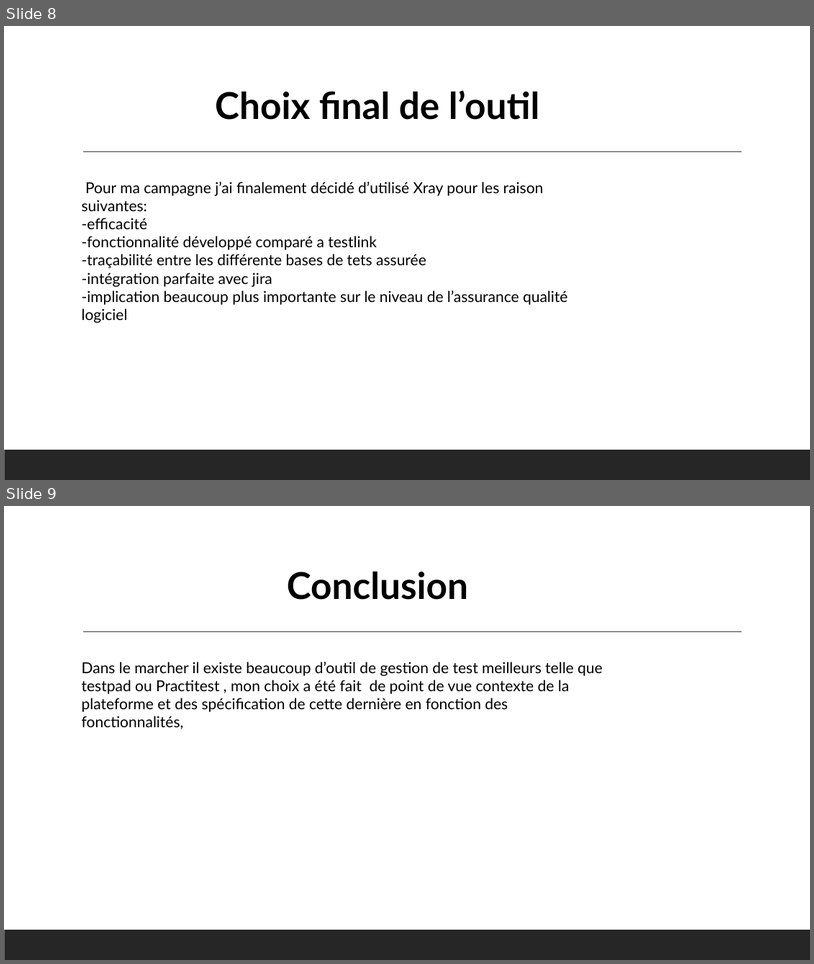
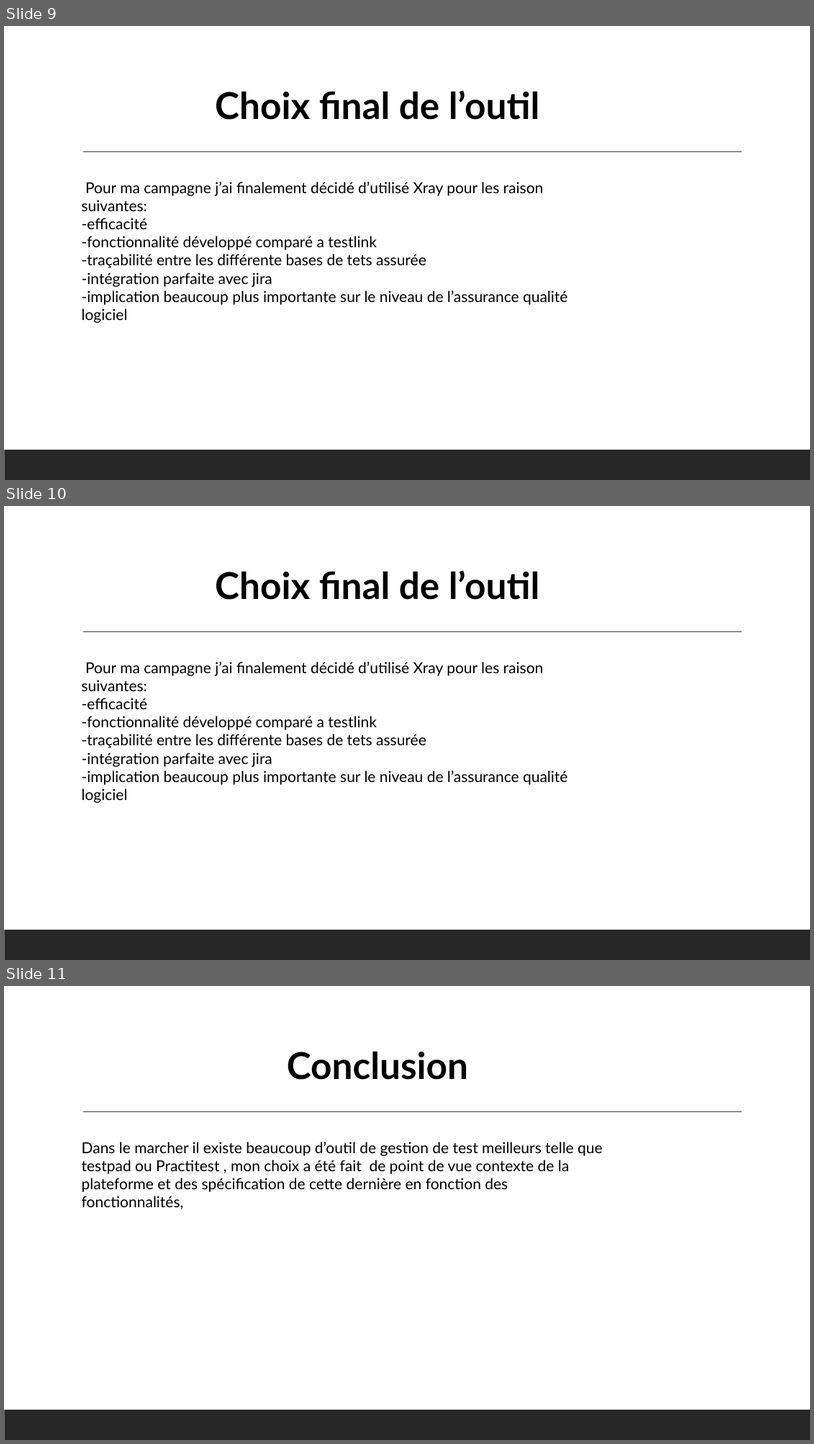
Before and after one commit to SlimBe/Talan-Slim-, a slide deck: Day 17/Activité 2.3.pptx. Shown one above the other, each under a label of ours: slides 8 and 9 before the commit, slides 9, 10 and 11 after it. The pictures are 814x964 and 814x1444 pixels, drawn with LibreOffice and Linux fonts; fonts in the diff are those of the drawing. Boxes give left, top, right and bottom in pixels: in the first picture for what was removed or moved away, otherwise in the second. Text is boxed around its words. In the diff, an @@ line names an element or a change of style, - is before the commit and + after.

```diff
--- a/Day 17/Activité 2.3.pptx
+++ b/Day 17/Activité 2.3.pptx
@@ slide 10 added at (4,506,810,960), background #FFFFFF; not listed: 2 template elements that a slide beside it also shows @@
@@ text added at (215,570,540,600), 44 pt, text #000000, bold @@
+Choix final de l’outil
@@ text added at (82,662,568,803), 18 pt, text #000000 @@
+Pour ma campagne j’ai finalement décidé d’utilisé Xray pour les raison suivantes:
+-efficacité
+-fonctionnalité développé comparé a testlink
+-traçabilité entre les différente bases de tets assurée
+-intégration parfaite avec jira
+-implication beaucoup plus importante sur le niveau de l’assurance qualité logiciel
@@ what was slide 8 is now slide 9 @@
@@ what was slide 9 is now slide 11 @@
```
Also in this commit, not shown: 1 other slide added.
